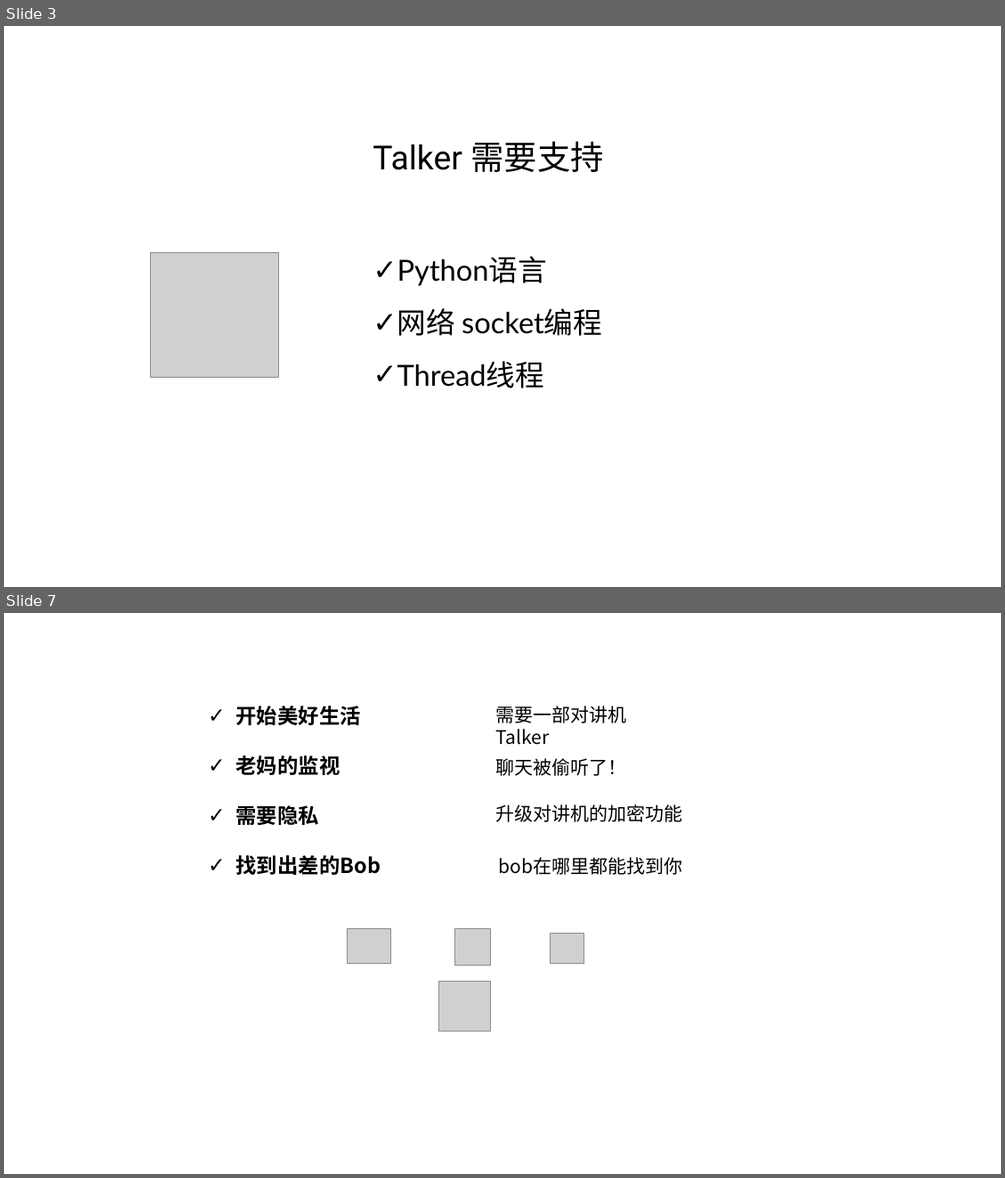
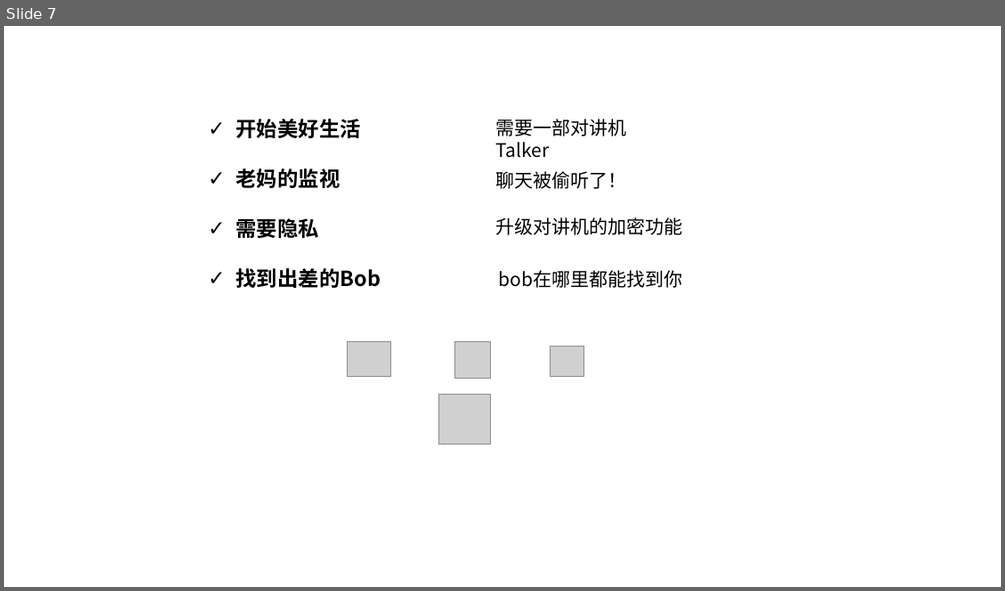
Before and after one commit to IsablleD/SummerRain, a slide deck: PrettyTalker/Alice-and-Bob-Story.pptx. Shown one above the other, each under a label of ours: slides 3 and 7 before the commit, slide 7 after it; the slides between them are not shown. The pictures are 1005x1178 and 1005x591 pixels, drawn with LibreOffice and Linux fonts; fonts in the diff are those of the drawing; grey boxes stand for pictures. Boxes give left, top, right and bottom in pixels: in the first picture for what was removed or moved away, otherwise in the second. Text is boxed around its words. In the diff, an @@ line names an element or a change of style, - is before the commit and + after.

```diff
--- a/PrettyTalker/Alice-and-Bob-Story.pptx
+++ b/PrettyTalker/Alice-and-Bob-Story.pptx
@@ slide 3 removed at [4,26,1001,587], background #FFFFFF @@
@@ text removed at [372,141,603,172] @@
-Talker 需要支持
@@ picture removed at [151,253,279,378] @@
@@ text removed at [397,256,602,388] @@
-✓ Python语言
-✓ 网络 socket编程
-✓ Thread线程
```
Also in this commit, not shown: 5 slides changed, 1 slide added, 8 other files.
